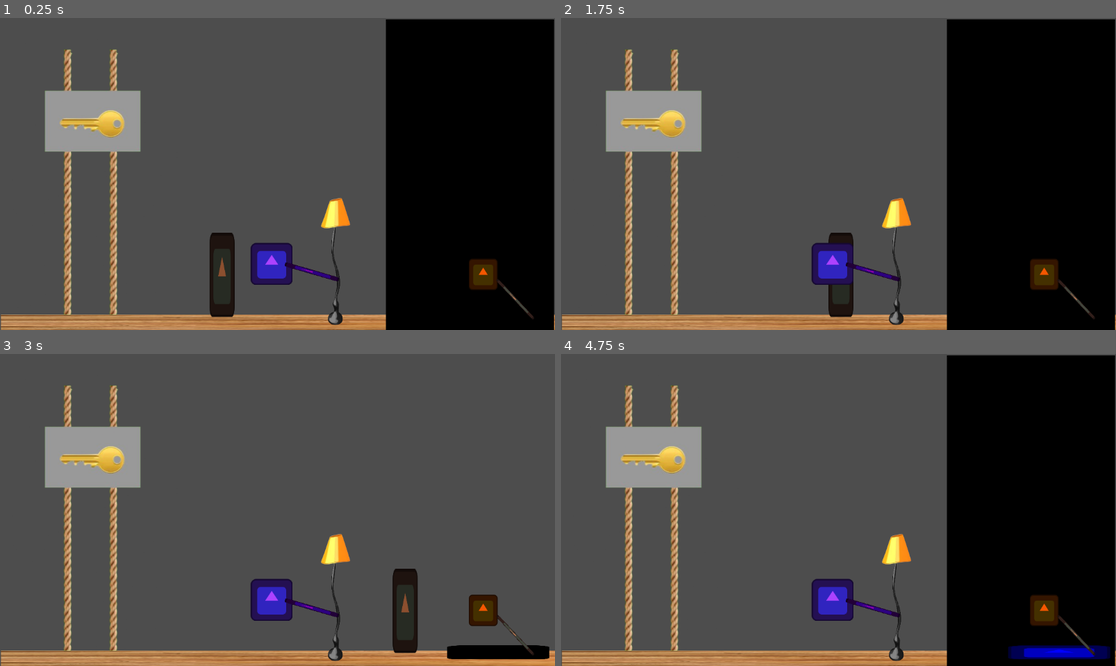
Above: before the commit, frames 1-4 (two rows, left to right).
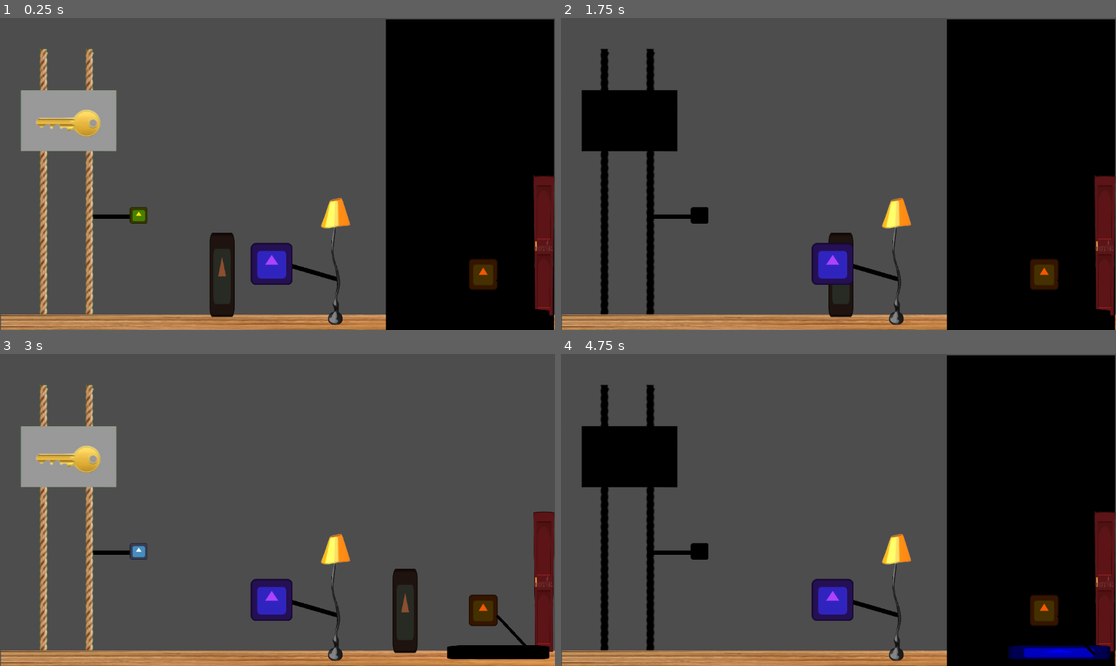
Above: after the commit, the same moments.

Repository: JimmyNeutralz/HazardHotel
Game: Godot game, scene res://Scenes/Floor1_Lobby.tscn
The game is run twice, just before and just after one commit, with the same random seed, the same clock (stepped at 60 frames per second) and the same inputs. The project has no main scene, so this scene is started directly. The engine's default icon, where the game draws it, is replaced by a stand-in: a white triangle on a blue panel in a dark square.
Inputs:
- Up to frame 1 (0.25 s): no input
- Up to frame 2 (1.75 s): tap Enter at 0.5 s; hold Right (right) 0.53-1.28 s; tap Z (Connect Yellow Wire, bound only after the commit) at 0.6, 1.55 s; tap X (Disconnect Yellow Wire, bound only after the commit) at 0.8, 1.35 s; hold Left (left) from 1.28 s (still down)
- Up to frame 3 (3 s): release Left (left) at 2.03 s; hold Right (right) from 2.03 s (still down); tap Q (Connect Orange Wire) at 2.1 s; tap X (Disconnect Yellow Wire, bound only after the commit) at 2.3 s; tap A (Connect Purple Wire) at 2.85 s
- Up to frame 4 (4.75 s): tap Z (Connect Yellow Wire, bound only after the commit) at 3.05, 4.55 s; tap Space at 3.5 s; release Right (right) at 3.53 s; hold Left (left) from 3.53 s (still down); tap W (Disconnect Orange Wire) at 3.6 s; tap X (Disconnect Yellow Wire, bound only after the commit) at 3.8 s; tap Enter at 4.25 s; tap S (Disconnect Purple Wire) at 4.35 s

The runs differ from the first frame. In frame 1, 7.8% of the frame differs, in the area x 3-100%, y 9-97%; in frame 2, 9.7%; in frame 3, 7.7%; in frame 4, 9.7%.

Commit message:
Finish Lobby and create door scene loaders

Diff:
--- a/Scenes/Floor1_Lobby.tscn
+++ b/Scenes/Floor1_Lobby.tscn
@@ -1,6 +1,5 @@
-[gd_scene load_steps=9 format=3 uid="uid://ciyg5c7q4eydm"]
+[gd_scene load_steps=10 format=3 uid="uid://ciyg5c7q4eydm"]
 
-[ext_resource type="PackedScene" uid="uid://bhwqol84gphvy" path="res://Scenes/PurpleOutlet.tscn" id="1_i8ys2"]
 [ext_resource type="PackedScene" uid="uid://chbp44sv6cv88" path="res://Scenes/Ground.tscn" id="1_ynetk"]
 [ext_resource type="PackedScene" uid="uid://m3qe0cl2flf3" path="res://Scenes/OrangeOutlet.tscn" id="2_ynetk"]
 [ext_resource type="PackedScene" uid="uid://ccmg37qsid06o" path="res://Scenes/death_puddle.tscn" id="3_ro3cy"]
@@ -8,14 +7,13 @@
 [ext_resource type="Texture2D" uid="uid://w0n754ttlwcf" path="res://Assets/icon.svg" id="5_ro3cy"]
 [ext_resource type="PackedScene" uid="uid://b0bhofhoa6rl6" path="res://Scenes/Lamp.tscn" id="7_rd8bw"]
 [ext_resource type="PackedScene" uid="uid://dobi4km4r002g" path="res://Scenes/dumbWaiter.tscn" id="8_10t53"]
+[ext_resource type="PackedScene" uid="uid://bwhb2kh2rg1d3" path="res://Scenes/YellowOutlet.tscn" id="8_f0shp"]
+[ext_resource type="PackedScene" uid="uid://bqkha3ibjad3h" path="res://Scenes/lockedDoor.tscn" id="9_f0shp"]
 
 [node name="Main" type="Node"]
 
-[node name="Area2D" parent="." instance=ExtResource("1_ynetk")]
+[node name="Floor" parent="." instance=ExtResource("1_ynetk")]
 position = Vector2(579, 634)
-
-[node name="GreenOutlet" parent="." instance=ExtResource("1_i8ys2")]
-position = Vector2(-46, 47)
 
 [node name="Orange" parent="." instance=ExtResource("2_ynetk")]
 z_index = 1
@@ -25,7 +23,7 @@
 position = Vector2(-4, 119)
 
 [node name="wire" type="Sprite2D" parent="Orange"]
-modulate = Color(0.916695, 0.498417, 0.316419, 1)
+modulate = Color(0, 0, 0, 1)
 position = Vector2(32.6642, 83.0528)
 rotation = -0.752237
 scale = Vector2(0.046875, 0.870474)
@@ -37,5 +35,18 @@
 [node name="Lamp" parent="." instance=ExtResource("7_rd8bw")]
 position = Vector2(-3, 3)
 
-[node name="DumbWaiter" parent="." instance=ExtResource("8_10t53")]
-position = Vector2(52, -1)
+[node name="Yellow" parent="." instance=ExtResource("8_f0shp")]
+position = Vector2(288, 410)
+
+[node name="DumbWaiter" parent="Yellow" instance=ExtResource("8_10t53")]
+position = Vector2(-286, -412)
+
+[node name="wire" type="Sprite2D" parent="Yellow"]
+modulate = Color(0, 0, 0, 1)
+z_index = -1
+position = Vector2(-50, 3)
+scale = Vector2(0.921875, 0.0703125)
+texture = ExtResource("5_ro3cy")
+
+[node name="Door" parent="." instance=ExtResource("9_f0shp")]
+position = Vector2(-1, -28)
--- a/Scenes/Lamp.tscn
+++ b/Scenes/Lamp.tscn
@@ -24,7 +24,8 @@
 script = ExtResource("6_kiaih")
 
 [node name="Wire" type="Sprite2D" parent="PurpleOutlet"]
-modulate = Color(0.636758, 0.000482655, 0.677731, 1)
+modulate = Color(0, 0, 0, 1)
+z_index = -1
 position = Vector2(83.413, 17.377)
 rotation = -1.28805
 scale = Vector2(0.0711221, 0.909087)
--- /dev/null
+++ b/Scenes/OutsideTestScene.tscn
@@ -0,0 +1,3 @@
+[gd_scene format=3 uid="uid://c5f1ngqwgrlca"]
+
+[node name="Node2D" type="Node2D"]
--- /dev/null
+++ b/Scenes/YellowOutlet.tscn
@@ -0,0 +1,19 @@
+[gd_scene load_steps=4 format=3 uid="uid://bwhb2kh2rg1d3"]
+
+[ext_resource type="Script" uid="uid://4e1wcygrn8d1" path="res://Scenes/yellow_outlet.gd" id="1_odlf2"]
+[ext_resource type="Texture2D" uid="uid://w0n754ttlwcf" path="res://Assets/icon.svg" id="1_yqaak"]
+
+[sub_resource type="RectangleShape2D" id="RectangleShape2D_odlf2"]
+size = Vector2(31, 30)
+
+[node name="Area2D" type="Area2D"]
+script = ExtResource("1_odlf2")
+
+[node name="Sprite2D" type="Sprite2D" parent="."]
+modulate = Color(1, 0.917647, 0, 1)
+scale = Vector2(0.289062, 0.265625)
+texture = ExtResource("1_yqaak")
+
+[node name="CollisionShape2D" type="CollisionShape2D" parent="."]
+position = Vector2(-0.5, 0)
+shape = SubResource("RectangleShape2D_odlf2")
--- a/Scenes/dumbWaiter.tscn
+++ b/Scenes/dumbWaiter.tscn
@@ -16,3 +16,7 @@
 [node name="Sprite" type="Sprite2D" parent="."]
 position = Vector2(136, 338)
 texture = ExtResource("1_8re62")
+
+[connection signal="area_entered" from="." to="." method="_on_area_entered"]
+[connection signal="body_entered" from="." to="." method="_on_body_entered"]
+[connection signal="body_shape_entered" from="." to="." method="_on_body_shape_entered"]
--- /dev/null
+++ b/Scenes/lockedDoor.tscn
@@ -0,0 +1,21 @@
+[gd_scene load_steps=4 format=3 uid="uid://bqkha3ibjad3h"]
+
+[ext_resource type="Script" uid="uid://c47recns1djcp" path="res://Scripts/door.gd" id="1_amla1"]
+[ext_resource type="Texture2D" uid="uid://ccst57cfxvu6h" path="res://Assets/cartoon-door-vector-symbol-icon-design-beautiful-illustration-isolated-white-background-90121851-removebg-preview.png" id="2_sj1ag"]
+
+[sub_resource type="RectangleShape2D" id="RectangleShape2D_14oi1"]
+size = Vector2(33, 285.5)
+
+[node name="Door" type="Area2D"]
+script = ExtResource("1_amla1")
+
+[node name="DoorSprite" type="Sprite2D" parent="."]
+position = Vector2(1130, 501)
+scale = Vector2(0.202675, 0.652047)
+texture = ExtResource("2_sj1ag")
+
+[node name="DoorHitbox" type="CollisionShape2D" parent="."]
+position = Vector2(1130.5, 501)
+shape = SubResource("RectangleShape2D_14oi1")
+
+[connection signal="body_entered" from="." to="." method="_on_body_entered"]
--- /dev/null
+++ b/Scenes/yellow_outlet.gd
@@ -0,0 +1,16 @@
+extends Area2D
+
+var isConnected = false
+
+
+func _process(delta):
+
+	# Test for custom input actions
+	if (Input.is_action_just_pressed("Connect Yellow Wire") and !isConnected):
+		$Sprite2D.modulate = Color(0, 0, 0)
+		print("Yellow Wire Connected")
+		isConnected = true
+	elif (Input.is_action_just_pressed("Disconnect Yellow Wire") and isConnected):
+		$Sprite2D.modulate = Color(1, 1, 1)
+		print("Yellow Wire Disconnected")
+		isConnected = false
--- /dev/null
+++ b/Scripts/door.gd
@@ -0,0 +1,14 @@
+extends Area2D
+
+
+var isLocked = false
+@export var simultaneous_scene = preload("res://Scenes/OutsideTestScene.tscn").instantiate()
+
+func _add_a_scene_manually():
+	get_node("/root/Main").queue_free()
+	get_tree().root.add_child(simultaneous_scene)
+
+
+func _on_body_entered(body: Node2D) -> void:
+	if (isLocked == false):
+		_add_a_scene_manually()
--- a/Scripts/dumb_waiter.gd
+++ b/Scripts/dumb_waiter.gd
@@ -1 +1,23 @@
 extends Area2D
+
+var isLowered = false
+@onready var player = load("res://Scenes/dumbWaiter.tscn")
+
+
+func _process(delta):
+	isLowered = get_parent().isConnected
+	if (!isLowered):
+		$Sprite.modulate = Color(1, 1, 1)
+		pass
+
+	else:
+		$Sprite.modulate = Color(0, 0, 0)
+		pass
+
+#func _on_area_entered(area: Area2D) -> void:
+	#if (isDeadly):
+		#print("you die!")
+
+func _on_body_entered(body: Node2D) -> void:
+	if (isLowered):
+		get_tree().call_group("Player", "_get_key")
--- a/Scripts/test_player.gd
+++ b/Scripts/test_player.gd
@@ -2,6 +2,7 @@
 
 @export var speed = 400
 @onready var hitBox = $CollisionShape2D
+var hasKey = false
 
 func start():
 	hitBox.disabled = false
@@ -18,3 +19,8 @@
 func _die():
 	queue_free()
 	print ("YOU DIED!")
+
+func _get_key():
+	if (hasKey == false):
+		hasKey = true
+		print("GOT KEY!")
--- a/project.godot
+++ b/project.godot
@@ -23,13 +23,11 @@
 "Connect Orange Wire"={
 "deadzone": 0.2,
 "events": [Object(InputEventKey,"resource_local_to_scene":false,"resource_name":"","device":0,"window_id":0,"alt_presse …(189 unchanged characters)…
-, Object(InputEventMouseButton,"resource_local_to_scene":false,"resource_name":"","device":-1,"window_id":0,"alt_pressed":false,"shift_pressed":false,"ctrl_pressed":false,"meta_pressed":false,"button_mask":0,"position":Vector2(0, 0),"global_position":Vector2(0, 0),"factor":1.0,"button_index":8,"canceled":false,"pressed":false,"double_click":false,"script":null)
 ]
 }
 "Disconnect Orange Wire"={
 "deadzone": 0.2,
 "events": [Object(InputEventKey,"resource_local_to_scene":false,"resource_name":"","device":0,"window_id":0,"alt_presse …(189 unchanged characters)…
-, Object(InputEventMouseButton,"resource_local_to_scene":false,"resource_name":"","device":-1,"window_id":0,"alt_pressed":false,"shift_pressed":false,"ctrl_pressed":false,"meta_pressed":false,"button_mask":0,"position":Vector2(0, 0),"global_position":Vector2(0, 0),"factor":1.0,"button_index":9,"canceled":false,"pressed":false,"double_click":false,"script":null)
 ]
 }
 "Connect Purple Wire"={
@@ -54,6 +52,16 @@
 , Object(InputEventMouseButton,"resource_local_to_scene":false,"resource_name":"","device":-1,"window_id":0,"alt_presse …(244 unchanged characters)…
 ]
 }
+"Connect Yellow Wire"={
+"deadzone": 0.2,
+"events": [Object(InputEventKey,"resource_local_to_scene":false,"resource_name":"","device":0,"window_id":0,"alt_pressed":false,"shift_pressed":false,"ctrl_pressed":false,"meta_pressed":false,"pressed":false,"keycode":0,"physical_keycode":90,"key_label":0,"unicode":0,"location":0,"echo":false,"script":null)
+]
+}
+"Disconnect Yellow Wire"={
+"deadzone": 0.2,
+"events": [Object(InputEventKey,"resource_local_to_scene":false,"resource_name":"","device":0,"window_id":0,"alt_pressed":false,"shift_pressed":false,"ctrl_pressed":false,"meta_pressed":false,"pressed":false,"keycode":0,"physical_keycode":88,"key_label":0,"unicode":0,"location":0,"echo":false,"script":null)
+]
+}
 up={
 "deadzone": 0.2,
 "events": []
Binary file added: Assets/cartoon-door-vector-symbol-icon-design-beautiful-illustration-isolated-white-background-90121851-removebg-preview.png
Not shown, added: Assets/cartoon-door-vector-symbol-icon-design-beautiful-illustration-isolated-white-background-90121851-removebg-preview.png.import
Not shown, added: Scenes/yellow_outlet.gd.uid
Not shown, added: Scripts/door.gd.uid
